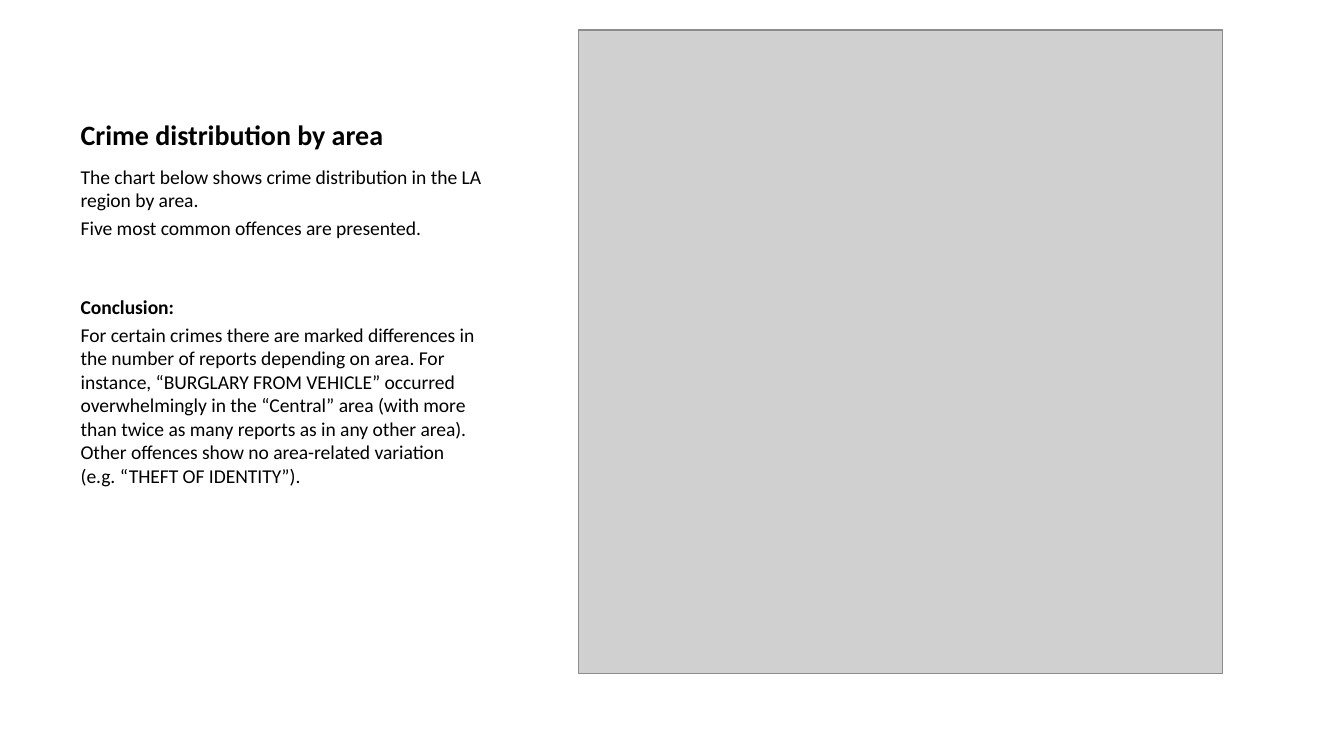
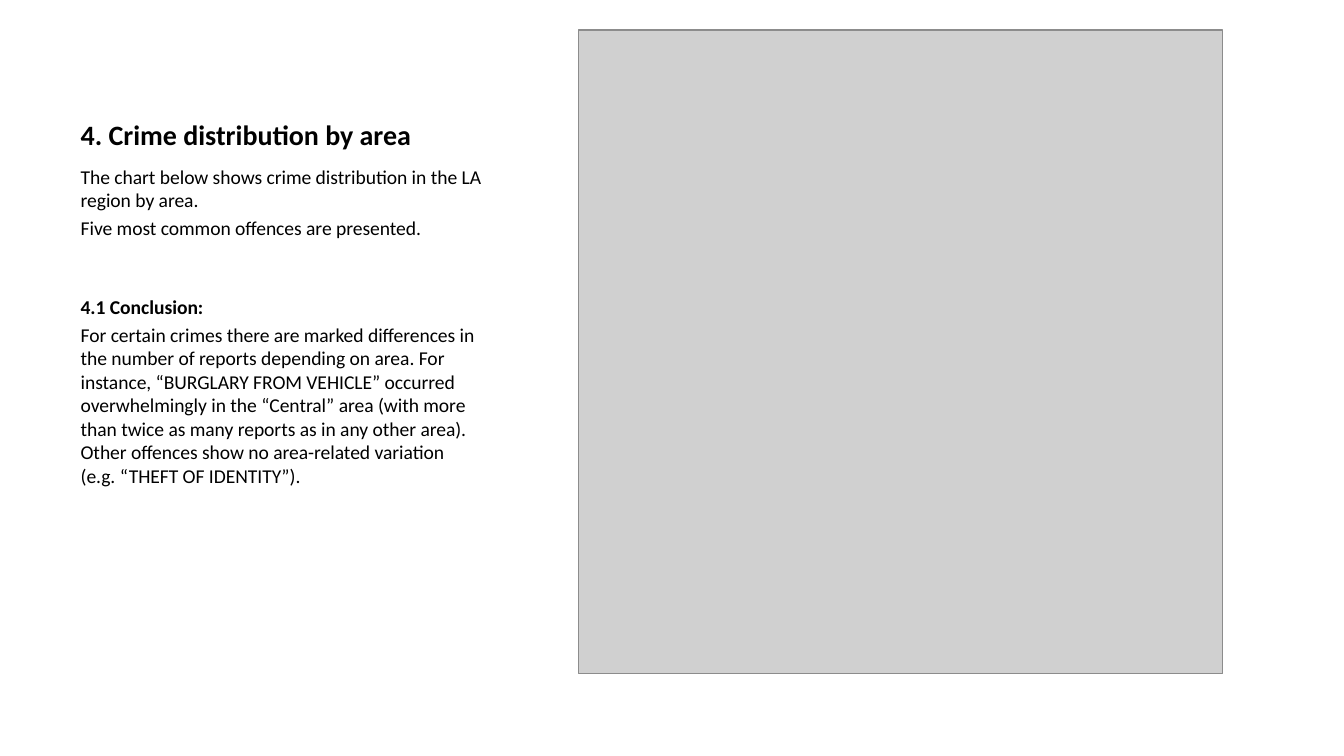
Before and after one commit to glizzynski/Project_Quarto_R, a slide deck: slide 6 of Project_Quarto_R.pptx (slide 5 before the commit). Drawn at 1344x756 pixels with LibreOffice and Linux fonts; fonts in the diff are those of the drawing; grey boxes stand for pictures. Boxes give left, top, right and bottom in pixels: in the first picture for what was removed or moved away, otherwise in the second. Text is boxed around its words. In the diff, an @@ line names an element or a change of style, - is before the commit and + after.

```diff
--- a/Project_Quarto_R.pptx
+++ b/Project_Quarto_R.pptx
@@ title at [81, 125, 411, 150]: text changed @@
-Crime distribution by area
+4. Crime distribution by area
@@ text at [81, 300, 203, 314]: text changed @@
-Conclusion:
+4.1 Conclusion:
```
Also in this commit, not shown: 4 other slides changed, 1 slide added, 3 other files.
